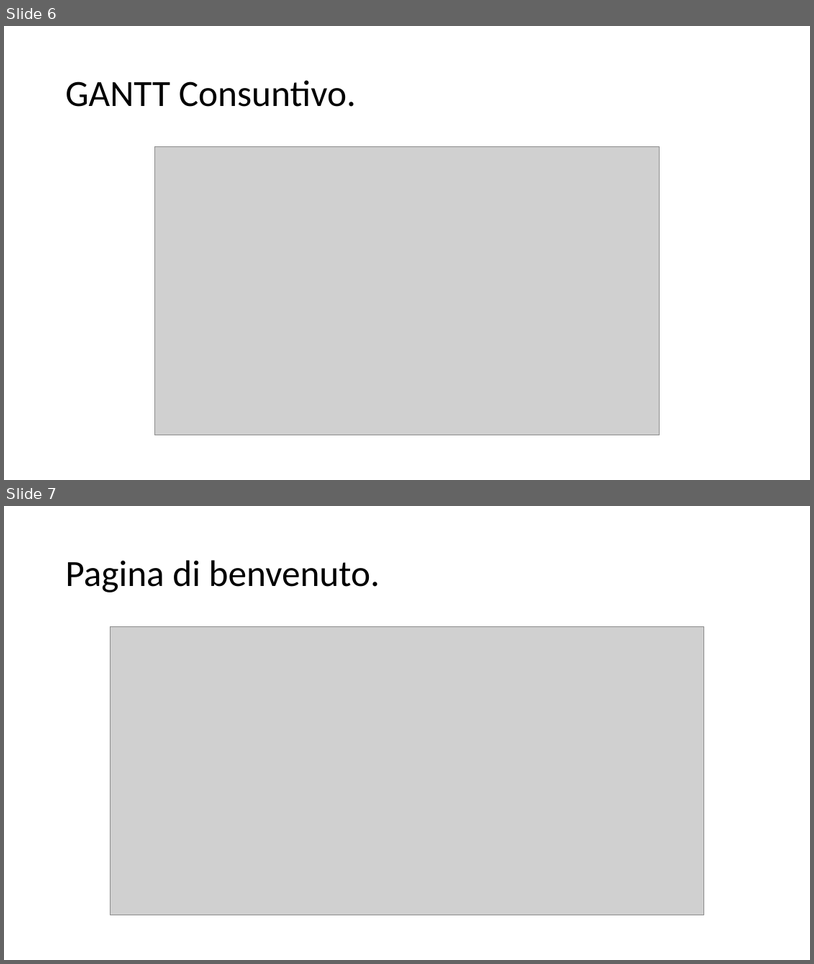
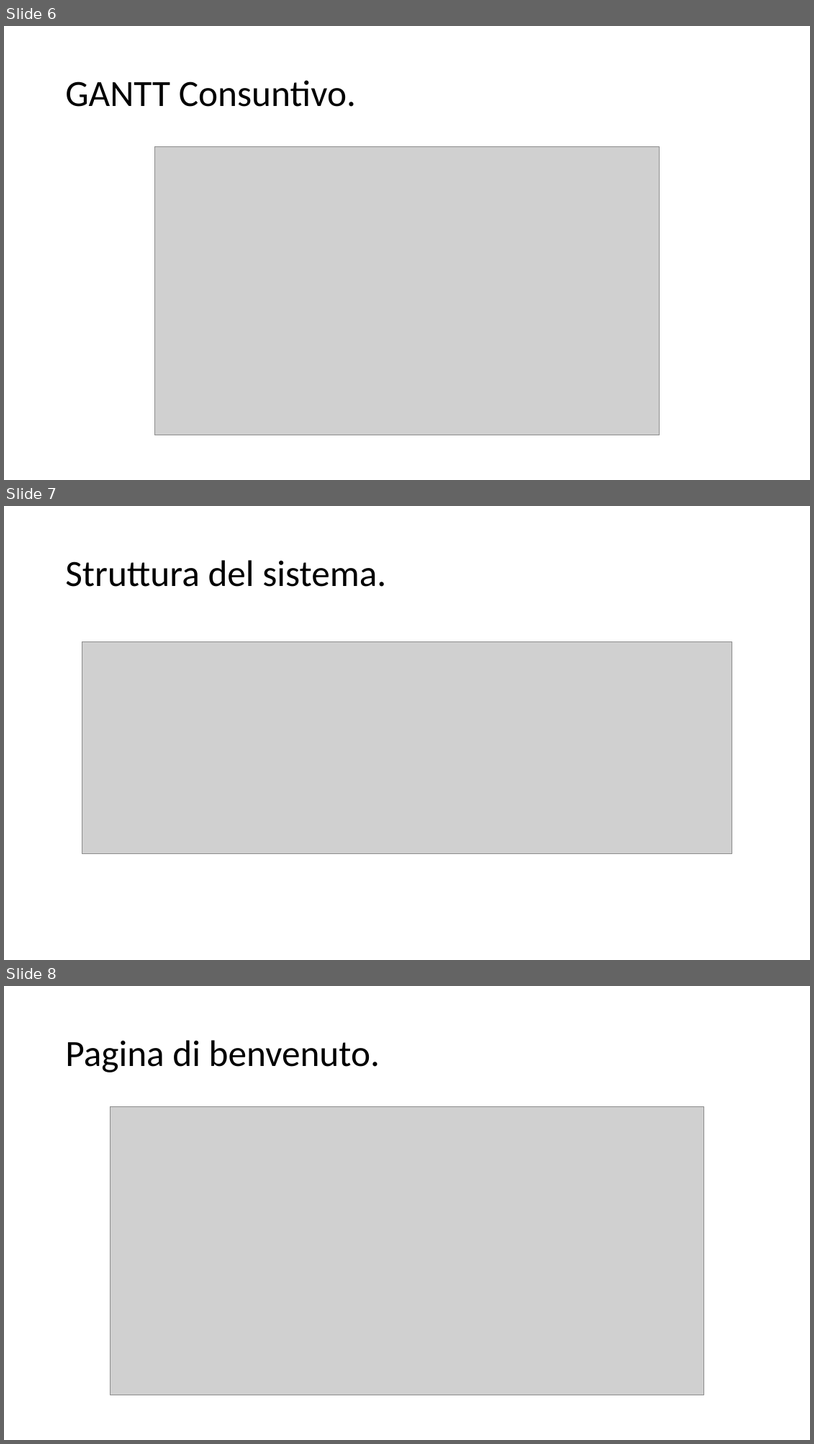
Before and after one commit to filippofinke/Registration-and-data-verification-page, a slide deck: Presentazione/PresentazioneFilippoFinke.pptx. Shown one above the other, each under a label of ours: slides 6 and 7 before the commit, slides 6, 7 and 8 after it. The pictures are 814x964 and 814x1444 pixels, drawn with LibreOffice and Linux fonts; fonts in the diff are those of the drawing; grey boxes stand for pictures. Boxes give left, top, right and bottom in pixels: in the first picture for what was removed or moved away, otherwise in the second. Text is boxed around its words. In the diff, an @@ line names an element or a change of style, - is before the commit and + after.

```diff
--- a/Presentazione/PresentazioneFilippoFinke.pptx
+++ b/Presentazione/PresentazioneFilippoFinke.pptx
@@ slide 7 added at [4, 506, 810, 960], background #FFFFFF @@
@@ title added at [65, 560, 386, 587], 44 pt, text #000000 @@
+Struttura del sistema.
@@ picture added at [82, 642, 733, 854] @@
@@ what was slide 7 is now slide 8 @@
```
Also in this commit, not shown: 2 slides changed, 5 other slides added, 3 slides removed, 10 other files.
